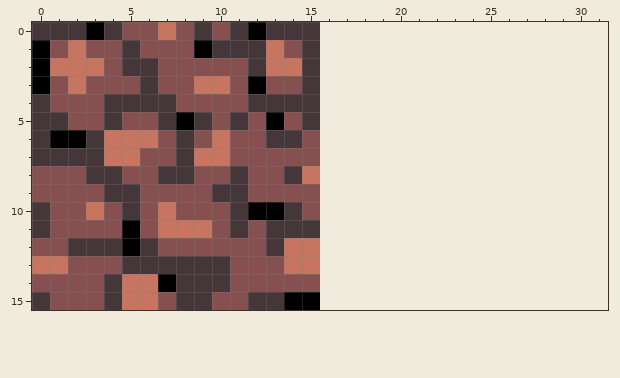
Two states of a pixel-art sprite, level_editor/plugins/solidBox/solidBox.png. Above is the file before it was changed.
The file is 32x32 pixels, drawn in blocks of 2x2; one block is one cell here. Colours within 5 levels of each other are drawn and written as one. The old version is drawn lined up with the new one, on the new canvas.
The same view after the edit:
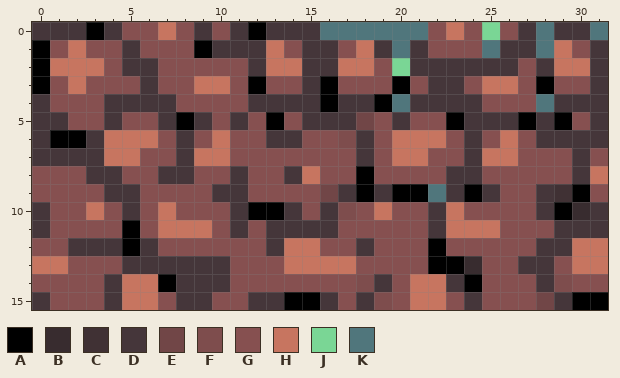
Palette (. is transparent): A #000000  B #382c2f  C #403134  D #45363a  E #714647  F #7e4d4d  G #865050  H #c77560  J #7ad695  K #50767c
Commit message: Converted solid box to have grass on the top ones.
Changes in this commit:
{"change": "canvas 16x16 -> 32x16"}
{"y":0,"x":16,"old":"................","new":"KKKKKKGHGJGDKDDK"}
{"y":1,"x":16,"old":"................","new":"DGHDKDGGGKDDKHGD"}
{"y":2,"x":16,"old":"................","new":"DHHGJDDDDDDGDHHD"}
{"y":3,"x":16,"old":"................","new":"AGGGAGDDGHHGAGGD"}
{"y":4,"x":16,"old":"................","new":"ADDAKDDDDGGGKDDD"}
{"y":5,"x":16,"old":"................","new":"DDEGDGGADDDADAGD"}
{"y":6,"x":16,"old":"................","new":"GFDGHHHGDGHGDDDD"}
{"y":7,"x":16,"old":"................","new":"GGDGHHGGDHHGGGDG"}
{"y":8,"x":16,"old":"................","new":"GGAGGGGDDGGGGGDH"}
{"y":9,"x":16,"old":"................","new":"EDADAAKDADGGDCAG"}
{"y":10,"x":16,"old":"................","new":"DFGHGGDHGGGGDABD"}
{"y":11,"x":16,"old":"................","new":"DGGGGGDHHHGGGDDD"}
{"y":12,"x":16,"old":"................","new":"GGDGGGAGGGGGDDHH"}
{"y":13,"x":16,"old":"................","new":"HHGGGGAABGGDDGHH"}
{"y":14,"x":16,"old":"................","new":"GGFDGHHDAGGGDFGG"}
{"y":15,"x":16,"old":"................","new":"DGDFGHHGDGGGEDAA"}
{"label":"added","picture_box":[320,22,608,310]}
